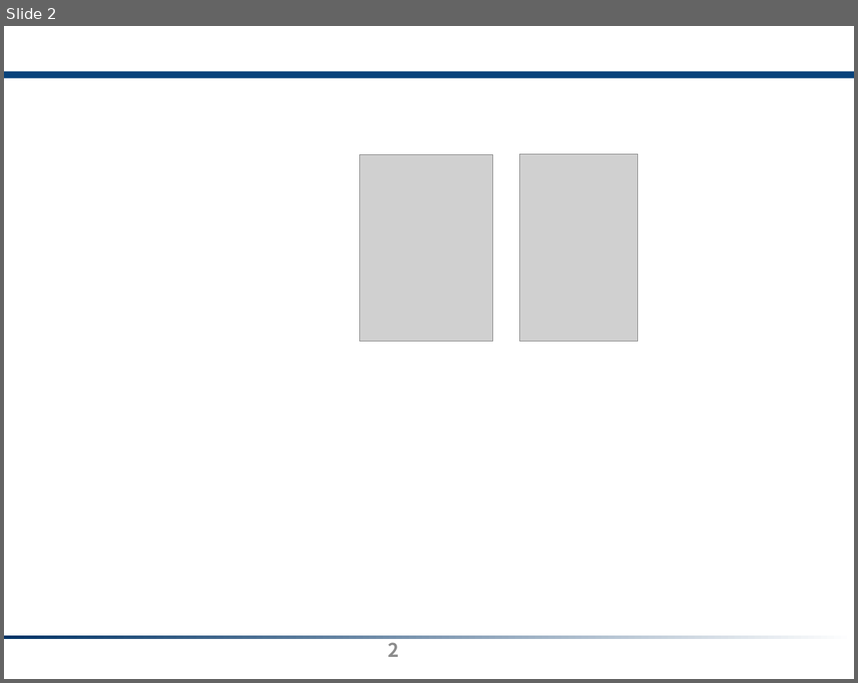
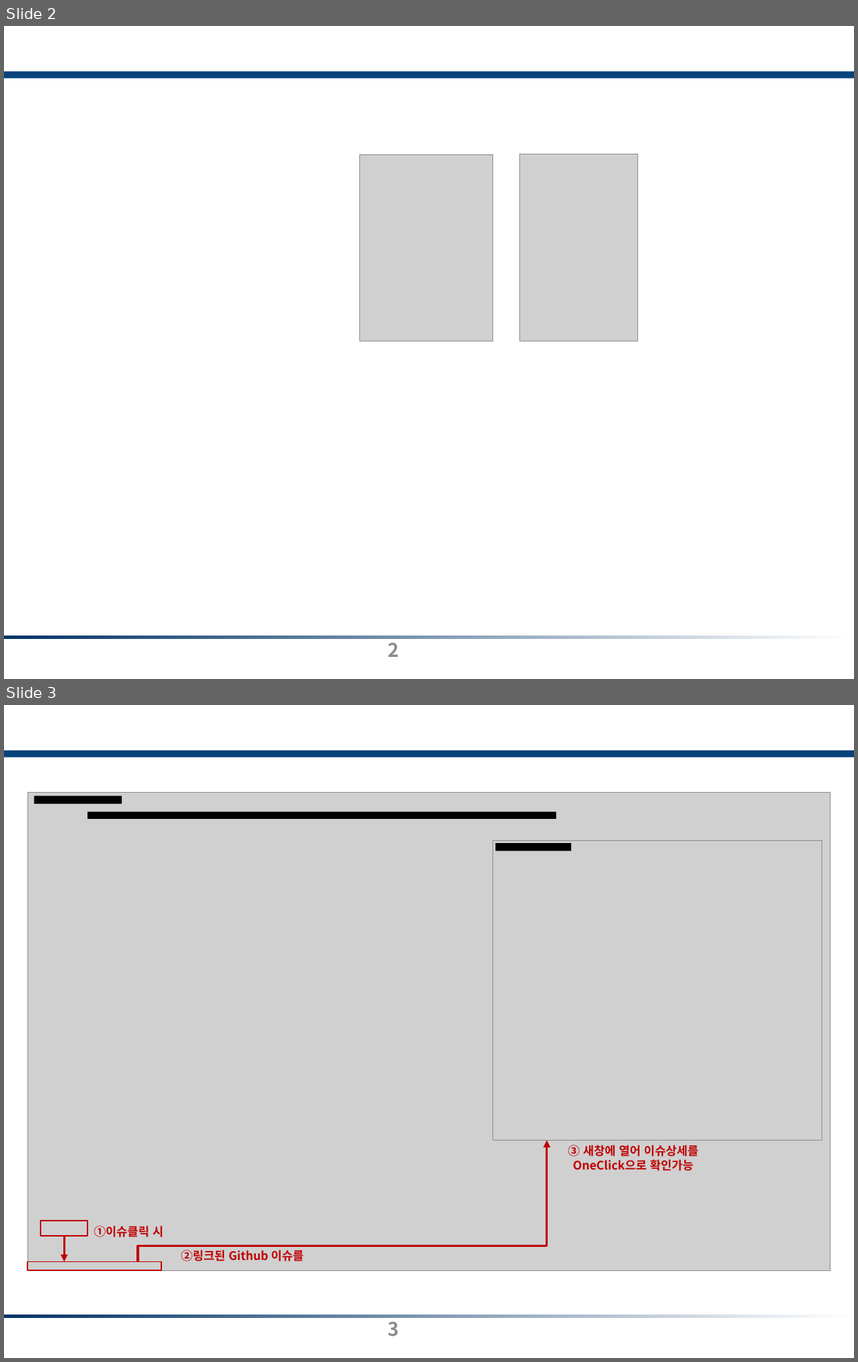
Before and after one commit to chuldongshim/webpage50815, a slide deck: static/assets/1_process_img.pptx. Shown one above the other, each under a label of ours: slide 2 before the commit, slides 2 and 3 after it. The pictures are 858x683 and 858x1362 pixels, drawn with LibreOffice and Linux fonts; fonts in the diff are those of the drawing; grey boxes stand for pictures. Boxes give left, top, right and bottom in pixels: in the first picture for what was removed or moved away, otherwise in the second. Text is boxed around its words. In the diff, an @@ line names an element or a change of style, - is before the commit and + after.

Commit message:
MBD+Agile(Escalator) Gantt+Github 이미지 추가

```diff
--- a/static/assets/1_process_img.pptx
+++ b/static/assets/1_process_img.pptx
@@ slide 3 added at box(4, 705, 854, 1358), background #FFFFFF; not listed: 2 template elements that a slide beside it also shows @@
@@ picture added at box(27, 793, 831, 1270) @@
@@ rectangle added at box(34, 796, 122, 804), fill #000000 @@
@@ rectangle added at box(87, 812, 556, 819), fill #000000 @@
@@ picture added at box(493, 841, 822, 1140) @@
@@ rectangle added at box(496, 843, 571, 851), fill #000000 @@
@@ elbow arrow added from (138, 1261) to (547, 1140), #C00000 4 pt @@
@@ text added at box(568, 1145, 699, 1171), 20 pt, text #C00000, bold @@
+③ 새창에 열어 이슈상세를 OneClick으로 확인가능
@@ rectangle added at box(41, 1220, 87, 1236), outline #C00000 2 pt @@
@@ arrow added from (64, 1236) to (64, 1261), #C00000 4 pt @@
@@ text added at box(94, 1225, 163, 1237), 20 pt, text #C00000, bold @@
+①이슈클릭 시
@@ rectangle added at box(27, 1261, 161, 1270), outline #C00000 2 pt @@
@@ text added at box(181, 1249, 303, 1261), 20 pt, text #C00000, bold @@
+②링크된 Github 이슈를
@@ page number added at box(388, 1316, 399, 1336), 32 pt, text #8C8C8C, bold @@
+3
```
Also in this commit, not shown: 8 other files.
